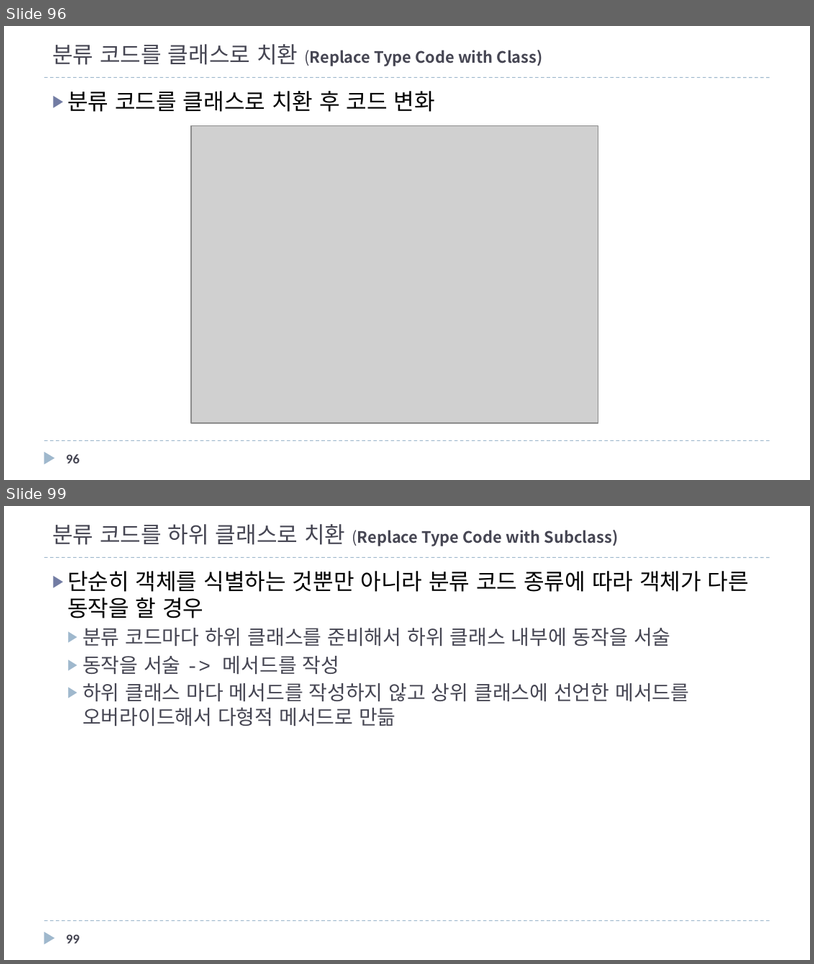
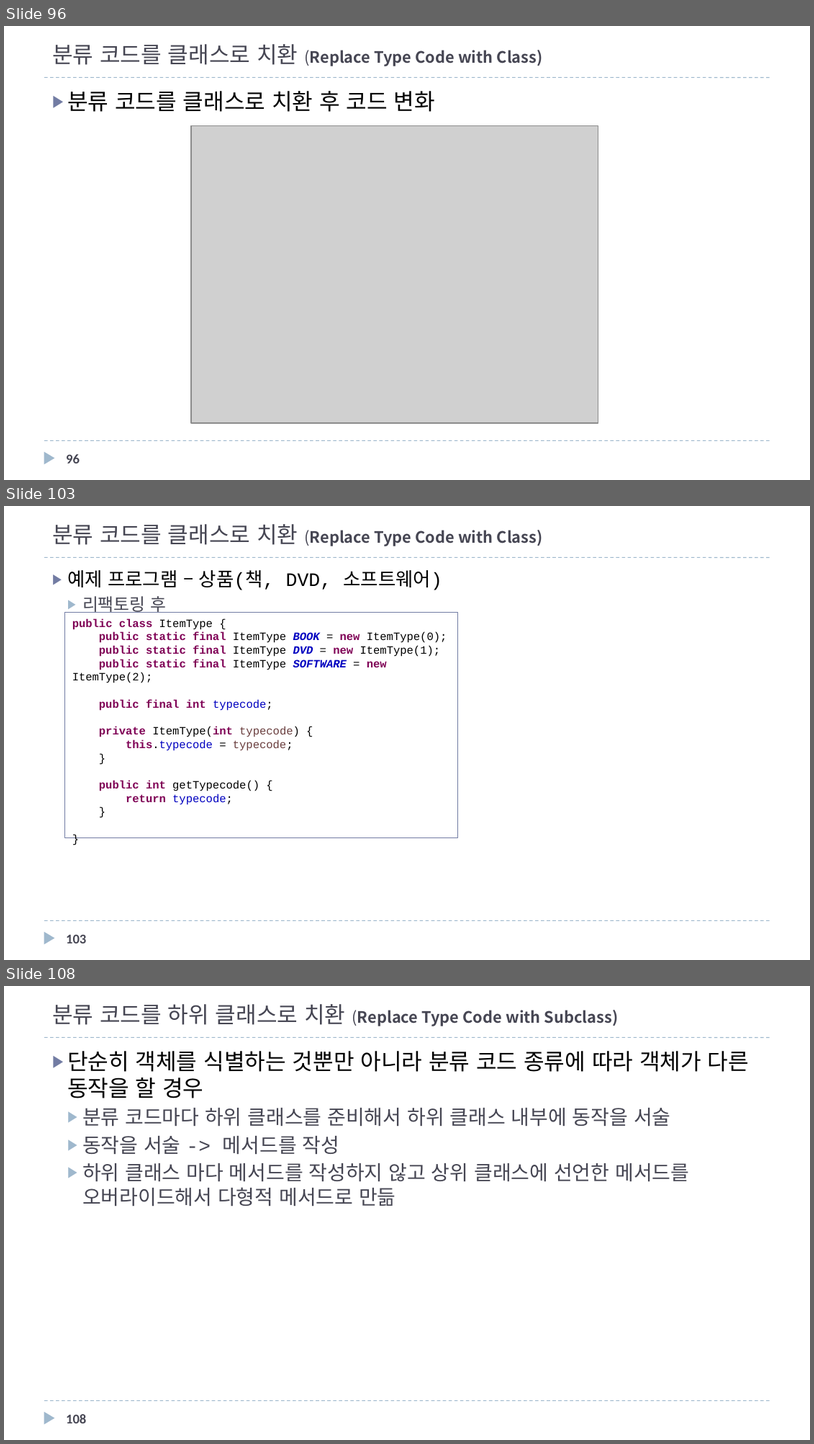
Before and after one commit to mkgungor/refactoring_java, a slide deck: ppt/자바로 배우는 리팩토링 입문3.pptx. Shown one above the other, each under a label of ours: slides 96 and 99 before the commit, slides 96, 103 and 108 after it; the slides between them are not shown. The pictures are 814x964 and 814x1444 pixels, drawn with LibreOffice and Linux fonts; fonts in the diff are those of the drawing; grey boxes stand for pictures. Boxes give left, top, right and bottom in pixels: in the first picture for what was removed or moved away, otherwise in the second. Text is boxed around its words. In the diff, an @@ line names an element or a change of style, - is before the commit and + after.

```diff
--- a/ppt/자바로 배우는 리팩토링 입문3.pptx
+++ b/ppt/자바로 배우는 리팩토링 입문3.pptx
@@ slide 103 added at bbox=[4, 506, 810, 960], background #FFFFFF; not listed: 3 template elements that a slide beside it also shows @@
@@ title added at bbox=[52, 524, 543, 546], 14 pt, text #464653, bold @@
+분류 코드를 클래스로 치환 (Replace Type Code with Class)
@@ text added at bbox=[67, 570, 442, 590], 17 pt, text #000000 @@
+▶ 예제 프로그램 – 상품(책, DVD, 소프트웨어)
+  ▶ 리팩토링 후
@@ rectangle added at bbox=[64, 612, 458, 836], fill #FFFFFF, outline #727CA3 0.25 pt, 10 pt, text #7F0055 @@
+public class ItemType {
+public static final ItemType BOOK = new ItemType(0);
+public static final ItemType DVD = new ItemType(1);
+public static final ItemType SOFTWARE = new ItemType(2);
+public final int typecode;
+private ItemType(int typecode) {
+this.typecode = typecode;
+}
+public int getTypecode() {
+return typecode;
+}
+}
@@ page number added at bbox=[66, 934, 86, 943], 12 pt, text #464653, bold @@
+103
@@ what was slide 99 is now slide 108 @@
@@ page number at bbox=[66, 1414, 86, 1423]: text changed @@
-99
+108
```
Also in this commit, not shown: 6 slides changed, 30 other slides added, 16 other files.
